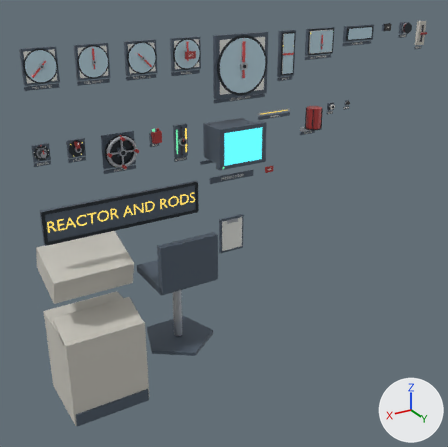
The FBX model Blender/exports/PanelKits.fbx as it was, and as the next commit left it.
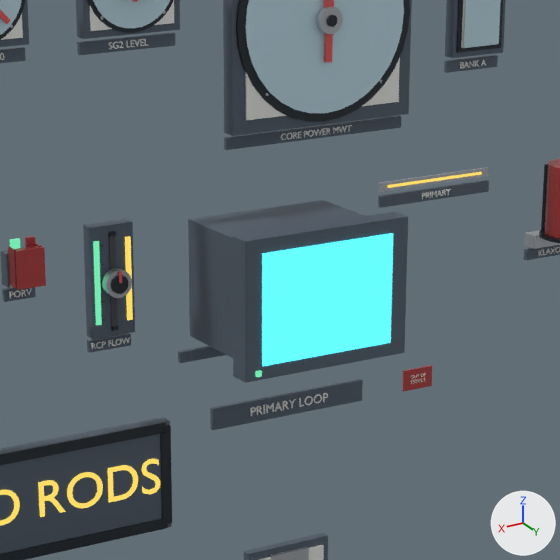
Each version is shown whole from a camera (50 mm lens) standing at (0.934, 3.973, 3.499) and looking at (-1.491, -0.068, 1.479), then close up on the part from 33% to 69% of the width and 13% to 50% of the height. Every picture has the same lights, and +X, +Y and +Z are marked at lower right. The older version's two pictures come first. Where no turn or scale is listed for an object, it has been applied to the vertices. Vertices at exactly the same position are counted once.

The first close-up shows 'CRT_A1_Core', 'K01L_a_Base', 'K01L_a_Bezel', 'K01L_a_Glass', 'K01L_a_LabelPlate', 'K12_a_Base', 'K13_a_Bezel', 'K13_a_Housing', 'K21_a_Base', 'K21_a_Cap1', 'K21_a_SignText', 'K22_a_Base' and 61 more.
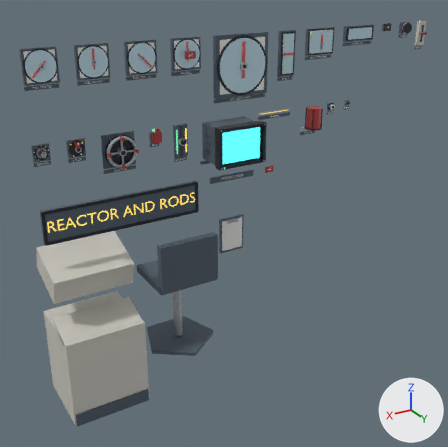
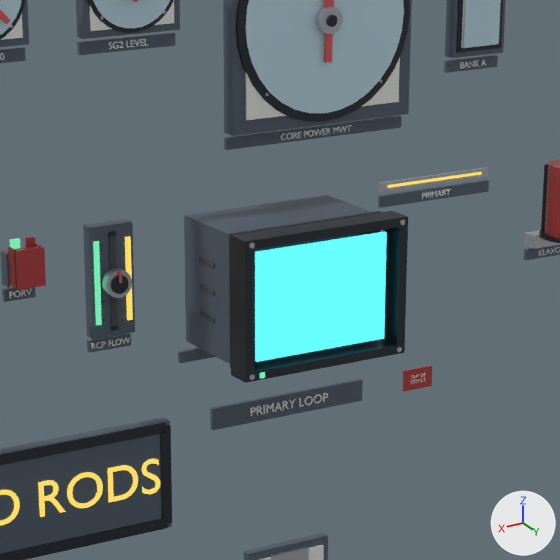
Pixel boxes (x1, y1, x2, y2) of what changed, in the close-ups (560 x 560 px):
'CRT_A1_Core', moved, rescaled
    before: (262, 233, 393, 366)
    after: (255, 231, 387, 362)
'K13_a_Bezel', deleted
    before: (233, 212, 408, 383)
'K13_a_Housing', moved, rescaled (6% wider, 7% taller)
    before: (188, 200, 364, 358)
    after: (184, 195, 371, 364)
'K13_a_BezelTop', added
    after: (230, 211, 408, 251)
'K13_a_BezelLeft', added
    after: (230, 245, 254, 374)
'K13_a_BezelBottom', added
    after: (231, 339, 405, 383)
'K13_a_BezelRight', added
    after: (384, 226, 408, 345)
'K13_a_HousingLip', added
    after: (229, 211, 381, 368)

What the commit changed:
me_cube_492 is used by ob_k13_a_housing; location (-1.44, 0.12, 2.232).
me_cube_492 had 8 vertices, 12 faces and spanned x -0.17..0.17, y -0.12..0.12, z -0.13..0.13.
me_cube_492 now has 8 vertices, 12 faces and spans x -0.18..0.18, y -0.1..0.1, z -0.14..0.14.
me_cube_492 part 2: the whole mesh is scaled about its middle by (1.06, 0.833, 1.08).
me_cube_263 is used by ob_crt_a1_core; location (-1.44, 0.292, 2.232).
me_cube_263 had 8 vertices, 12 faces and spanned x -0.16..0.16, y -0.003..0.003, z -0.12..0.12.
me_cube_263 now has 8 vertices, 12 faces and spans x -0.16..0.16, y -0.004..0.004, z -0.117..0.117.
me_cube_263 part 1: the whole mesh is scaled about its middle by (1, 1.33, 0.975).
Mesh me_cube_506_1 is new.
It is a box spanning x -0.185..0.185, y -0.005..0.005, z -0.145..0.145.
It uses material mat_m_bezelblack (dark grey #383f45).
Mesh me_cube_501_1 is new.
It is a box spanning x -0.2..0.2, y -0.03..0.03, z -0.01..0.01.
It uses material mat_m_bezelblack (dark grey #383f45).
Mesh me_cube_502_1 is new.
It is a box spanning x -0.01..0.01, y -0.03..0.03, z -0.13..0.13.
It uses material mat_m_bezelblack (dark grey #383f45).
Object 'K13_a_Bezel' (ob_k13_a_bezel) is deleted.
Object 'K13_a_Housing' (ob_k13_a_housing) moves from (-1.44, 0.12, 2.232) to (-1.44, 0.1, 2.232).
Object 'CRT_A1_Core' (ob_crt_a1_core) moves from (-1.44, 0.292, 2.232) to (-1.44, 0.266, 2.232).
Object 'K13_a_HousingLip' (ob_k13_a_housinglip) is new; it shows me_cube_506_1.
Its location is (-1.44, 0.205, 2.232).
Object 'K13_a_BezelBottom' (ob_k13_a_bezelbottom) is new; it shows me_cube_501_1.
Its location is (-1.44, 0.26, 2.092).
Object 'K13_a_BezelTop' (ob_k13_a_bezeltop) is new; it shows a copy of me_cube_501_1.
Its location is (-1.44, 0.26, 2.372).
Object 'K13_a_BezelLeft' (ob_k13_a_bezelleft) is new; it shows me_cube_502_1.
Its location is (-1.25, 0.26, 2.232).
Object 'K13_a_BezelRight' (ob_k13_a_bezelright) is new; it shows a copy of me_cube_502_1.
Its location is (-1.63, 0.26, 2.232).
